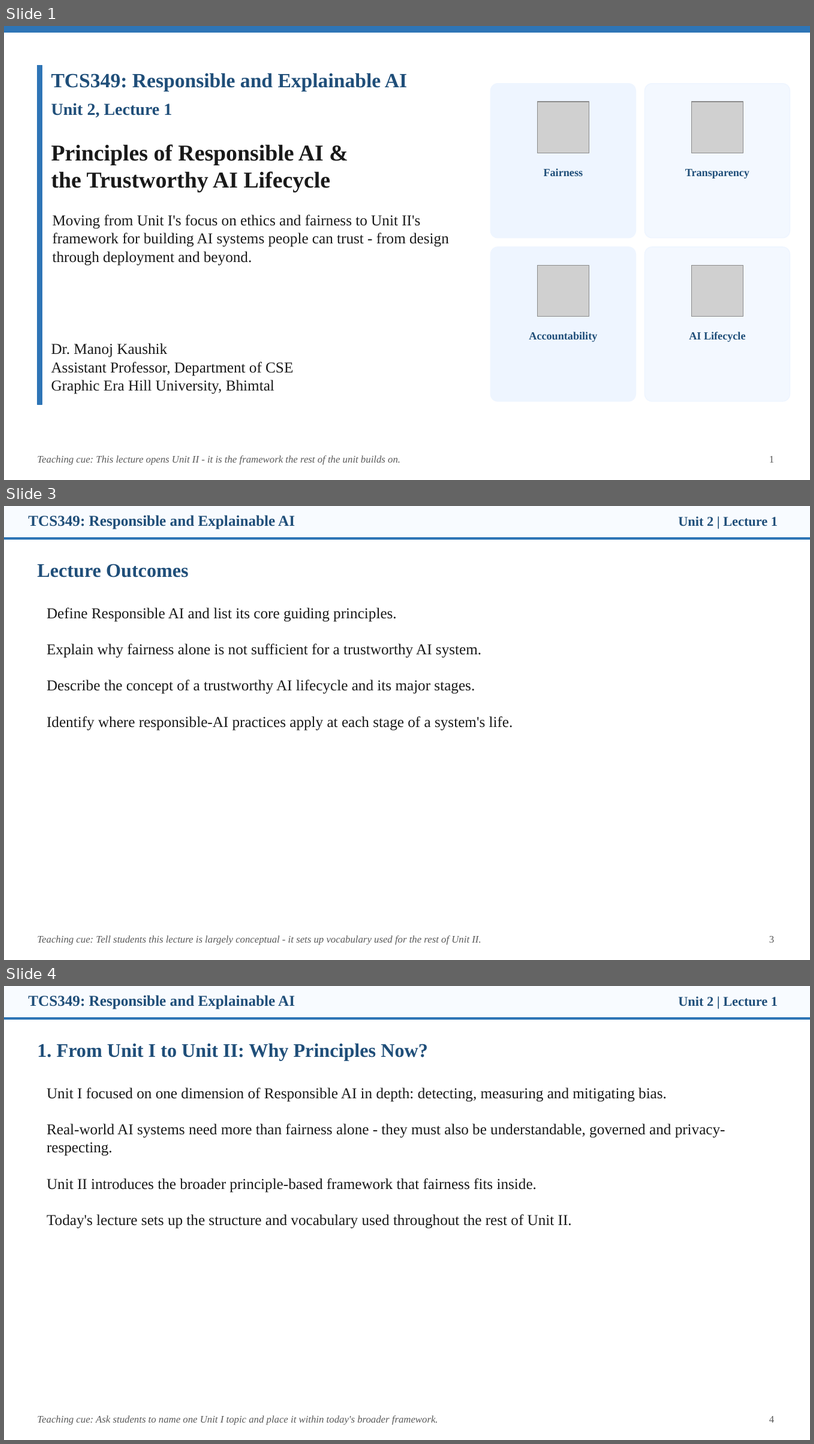
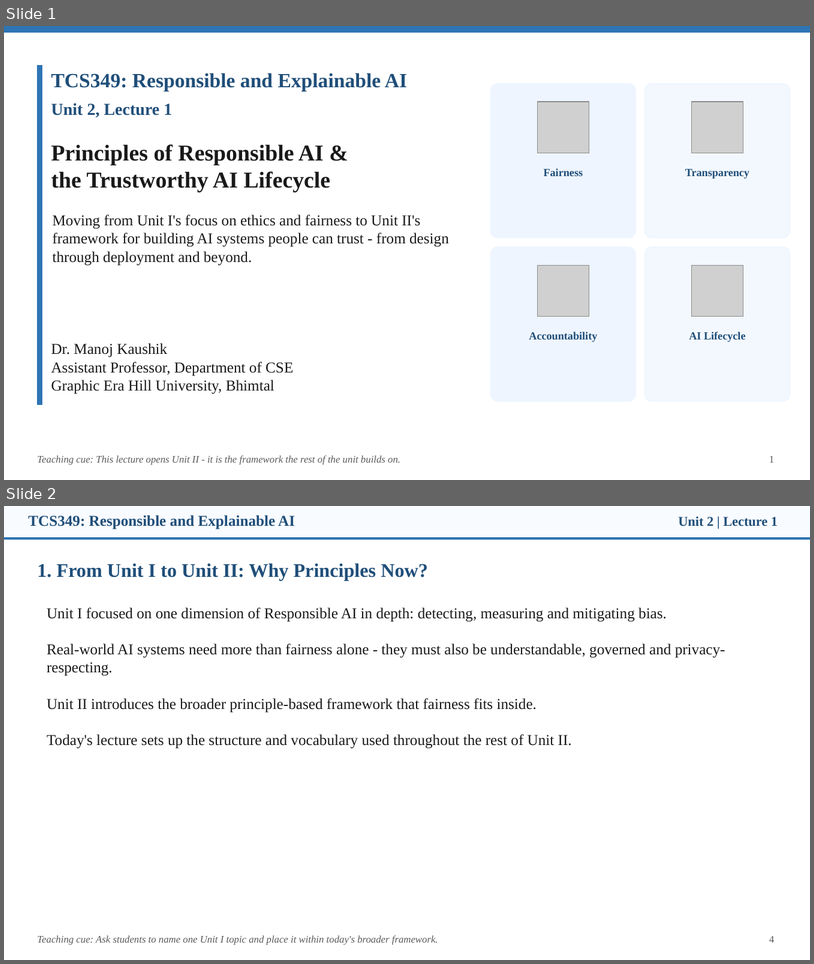
Before and after one commit to manojkaushik/manojkaushik.github.io, a slide deck: assets/TCS349/Unit-2/Lecture1_Responsible_AI_Principles.pptx. Shown one above the other, each under a label of ours: slides 1, 3 and 4 before the commit, slides 1 and 2 after it; the slides between them are not shown. The pictures are 814x1444 and 814x964 pixels, drawn with LibreOffice and Linux fonts; fonts in the diff are those of the drawing; grey boxes stand for pictures. Boxes give left, top, right and bottom in pixels: in the first picture for what was removed or moved away, otherwise in the second. Text is boxed around its words. In the diff, an @@ line names an element or a change of style, - is before the commit and + after.

```diff
--- a/assets/TCS349/Unit-2/Lecture1_Responsible_AI_Principles.pptx
+++ b/assets/TCS349/Unit-2/Lecture1_Responsible_AI_Principles.pptx
@@ slide 3 removed at bbox=[4, 506, 810, 960], background #FFFFFF @@
@@ rectangle removed at bbox=[4, 506, 810, 539] @@
@@ text removed at bbox=[28, 515, 295, 529] @@
-TCS349: Responsible and Explainable AI
@@ text removed at bbox=[678, 516, 778, 526] @@
-Unit 2 | Lecture 1
@@ rectangle removed at bbox=[4, 537, 810, 539] @@
@@ text removed at bbox=[37, 564, 189, 577] @@
-Lecture Outcomes
@@ text removed at bbox=[47, 607, 513, 730] @@
-Define Responsible AI and list its core guiding principles.
-Explain why fairness alone is not sufficient for a trustworthy AI system.
-Describe the concept of a trustworthy AI lifecycle and its major stages.
-Identify where responsible-AI practices apply at each stage of a system's life.
@@ text removed at bbox=[37, 935, 481, 945] @@
-Teaching cue: Tell students this lecture is largely conceptual - it sets up vocabulary used for the rest of Unit II.
@@ text removed at bbox=[770, 936, 774, 942] @@
-3
@@ what was slide 4 is now slide 2 @@
```
Also in this commit, not shown: 3 other slides removed, 15 other files.
